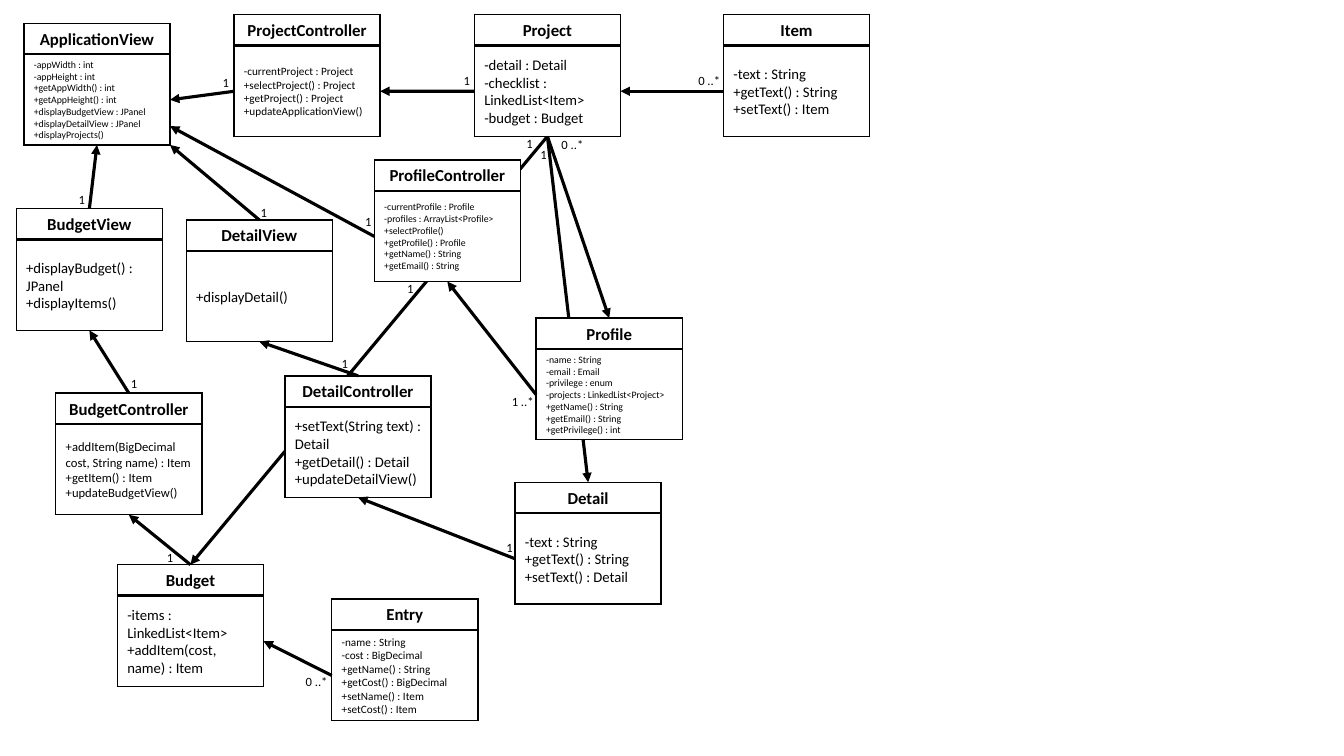
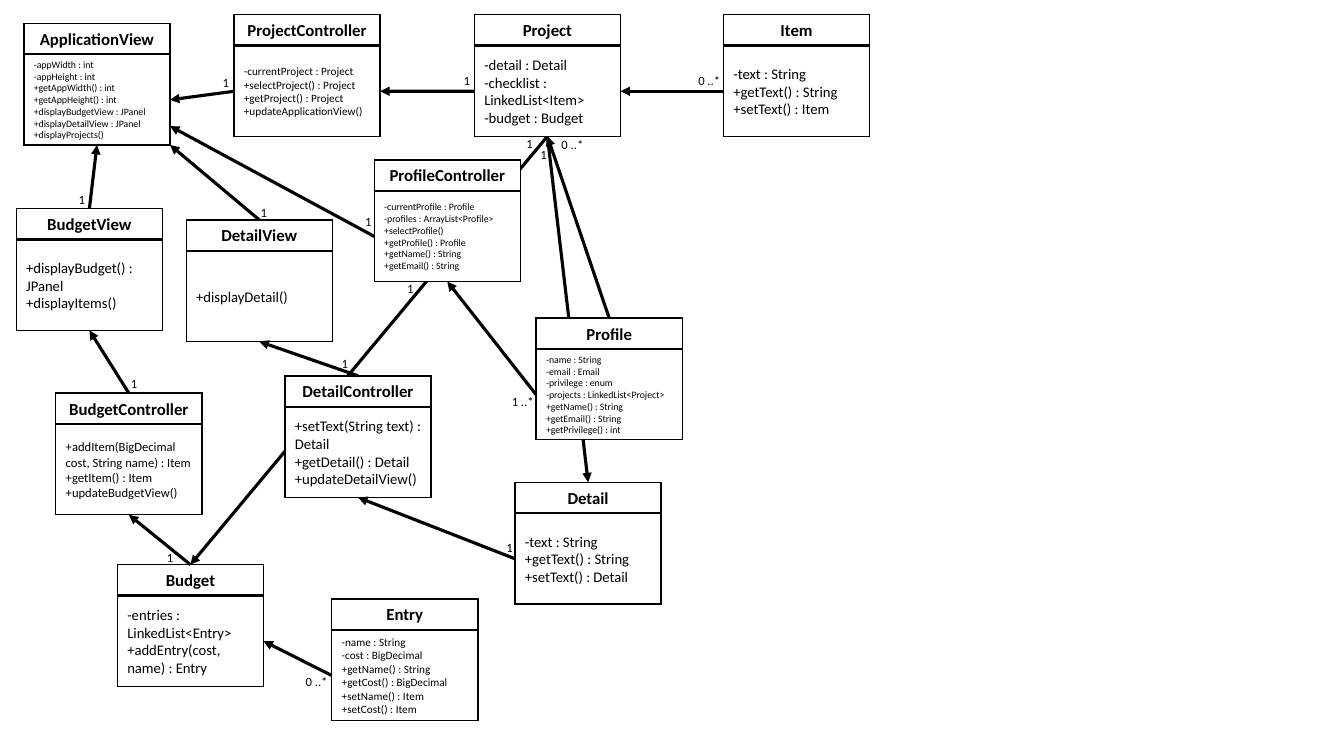
Before and after one commit to dgreen29/Creative-Tech-Brains, a slide deck: slide 2 of documentation/AppDesign.pptx. Drawn at 1344x756 pixels with LibreOffice and Linux fonts; fonts in the diff are those of the drawing. Boxes give left, top, right and bottom in pixels: in the first picture for what was removed or moved away, otherwise in the second. Text is boxed around its words. In the diff, an @@ line names an element or a change of style, - is before the commit and + after.

```diff
--- a/documentation/AppDesign.pptx
+++ b/documentation/AppDesign.pptx
@@ arrow (547, 136) - (609, 319): arrowheads changed @@
@@ text in rectangle at <box>127,610,231,676</box>: text changed @@
--items : LinkedList<Item>
-+addItem(cost, name) : Item
+-entries : LinkedList<Entry>
++addEntry(cost, name) : Entry
```
Also in this commit, not shown: 11 other files.
